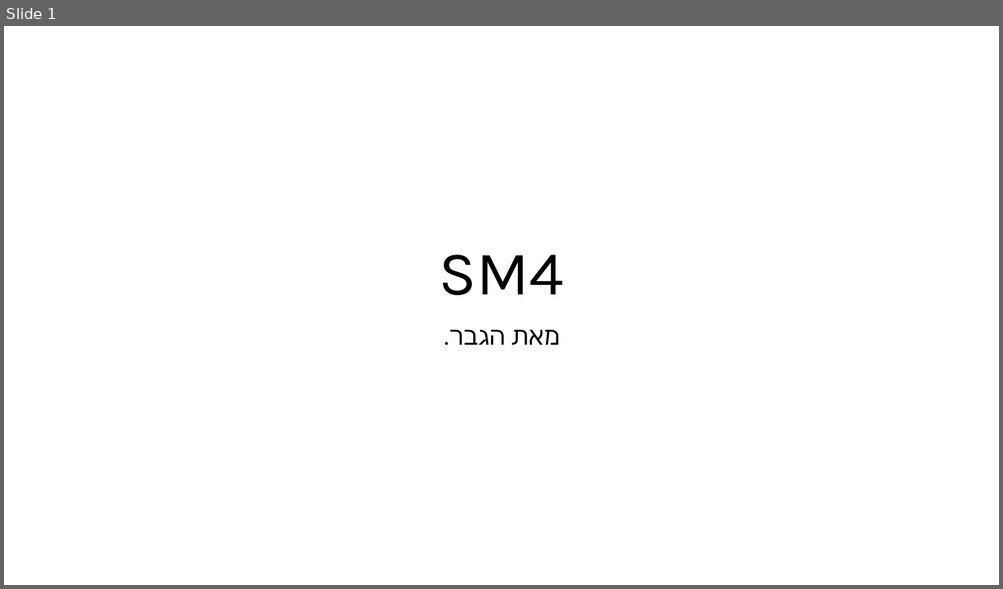
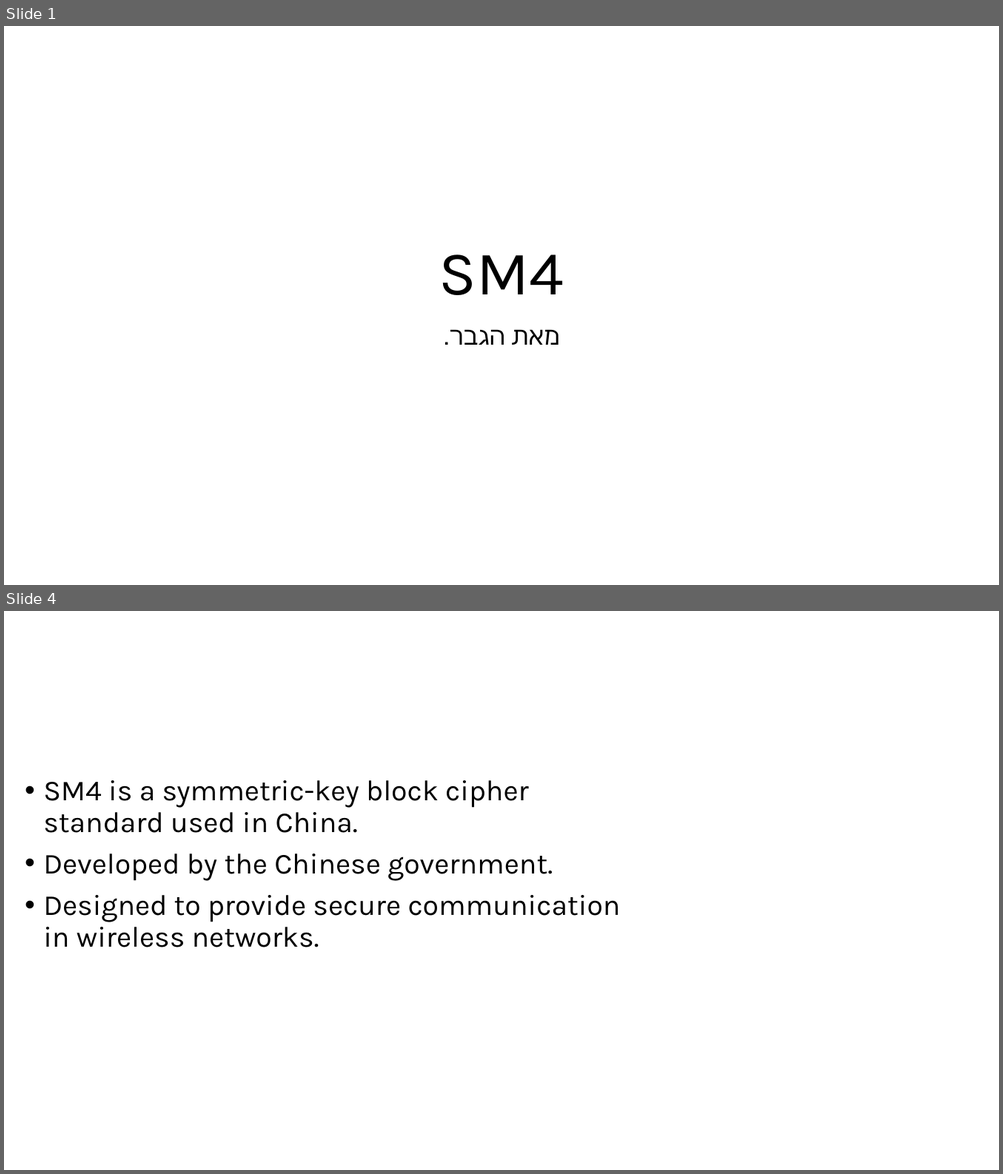
Before and after one commit to DorShabat/Cryptology-Project, a slide deck: SM4/SM4.pptx. Shown one above the other, each under a label of ours: slide 1 before the commit, slides 1 and 4 after it; the slides between them are not shown. The pictures are 1003x589 and 1003x1174 pixels, drawn with LibreOffice and Linux fonts; fonts in the diff are those of the drawing. Boxes give left, top, right and bottom in pixels: in the first picture for what was removed or moved away, otherwise in the second. Text is boxed around its words. In the diff, an @@ line names an element or a change of style, - is before the commit and + after.

```diff
--- a/SM4/SM4.pptx
+++ b/SM4/SM4.pptx
@@ slide 4 added at (4,611,999,1170), background #FFFFFF @@
@@ text added at (43,780,620,948), 28 pt, text #000000 @@
+• SM4 is a symmetric-key block cipher standard used in China.
+• Developed by the Chinese government.
+• Designed to provide secure communication in wireless networks.
```
Also in this commit, not shown: 1 slide changed, 6 other slides added, 4 slides removed, 3 other files.
